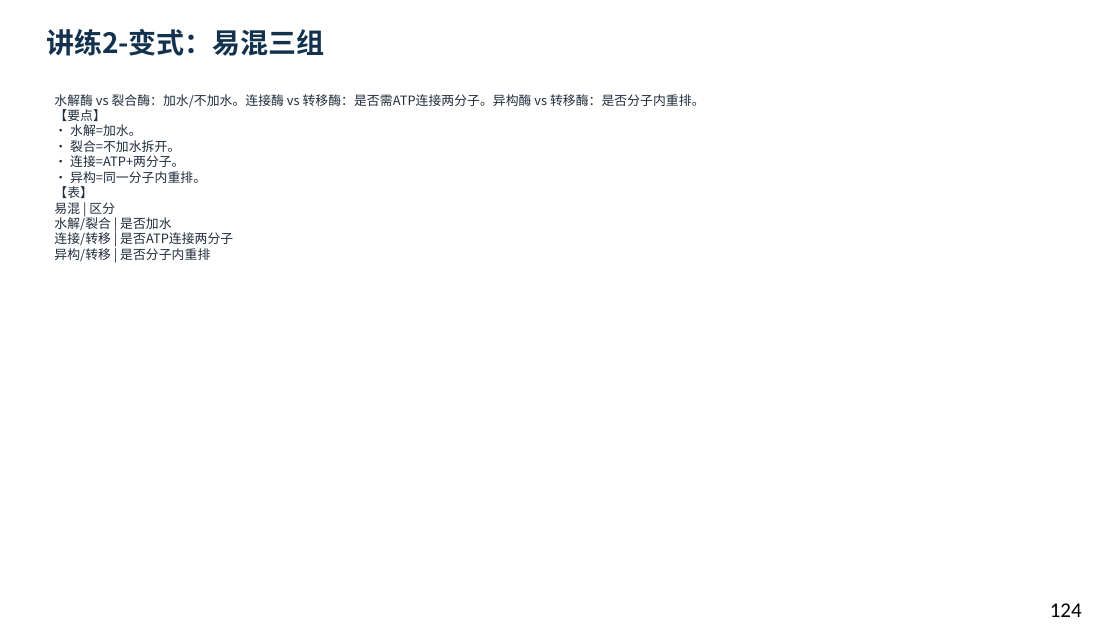
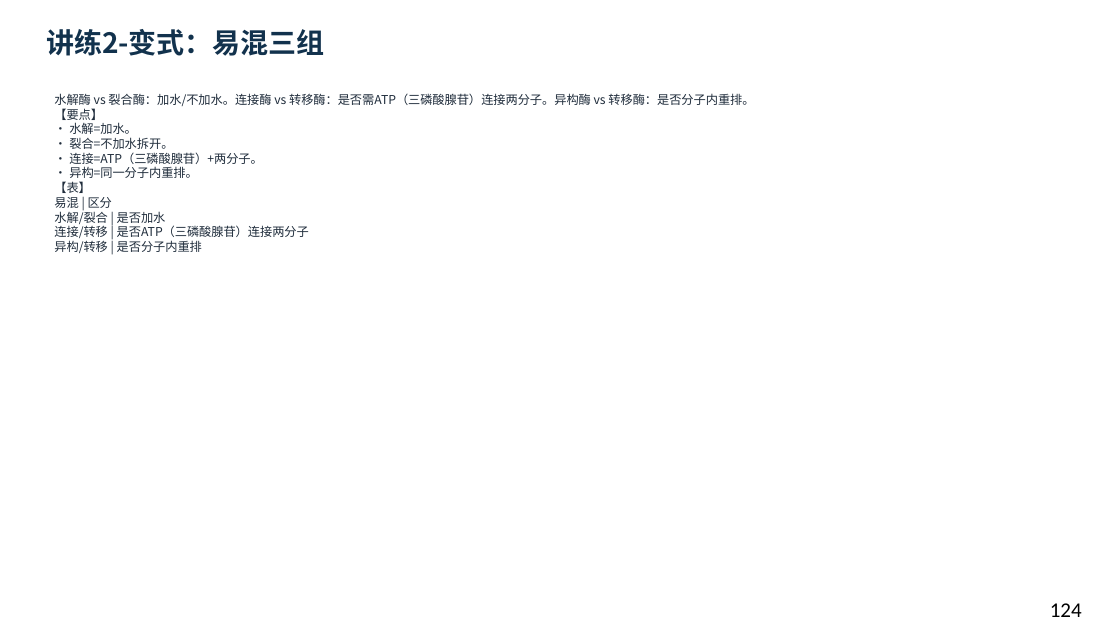
Before and after one commit to newkan-li/Biochemistry, a slide deck: slide 124 of downloads/bc06-ai-style.pptx. Drawn at 1120x630 pixels with LibreOffice and Linux fonts; fonts in the diff are those of the drawing. Boxes give left, top, right and bottom in pixels: in the first picture for what was removed or moved away, otherwise in the second. Text is boxed around its words. In the diff, an @@ line names an element or a change of style, - is before the commit and + after.

```diff
--- a/downloads/bc06-ai-style.pptx
+++ b/downloads/bc06-ai-style.pptx
@@ text at [54, 93, 754, 253]: text changed; size 11 to 10.5 pt @@
-水解酶 vs 裂合酶：加水/不加水。连接酶 vs 转移酶：是否需ATP连接两分子。异构酶 vs 转移酶：是否分子内重排。
-【要点】
-• 水解=加水。
-• 裂合=不加水拆开。
-• 连接=ATP+两分子。
-• 异构=同一分子内重排。
-【表】
-易混 | 区分
-水解/裂合 | 是否加水
-连接/转移 | 是否ATP连接两分子
-异构/转移 | 是否分子内重排
+水解酶 vs 裂合酶：加水/不加水。连接酶 vs 转移酶：是否需ATP（三磷酸腺苷）连接两分子。异构酶 vs 转移酶：是否分子内重排。
+【要点】
+• 水解=加水。
+• 裂合=不加水拆开。
+• 连接=ATP（三磷酸腺苷）+两分子。
+• 异构=同一分子内重排。
+【表】
+易混 | 区分
+水解/裂合 | 是否加水
+连接/转移 | 是否ATP（三磷酸腺苷）连接两分子
+异构/转移 | 是否分子内重排
```
Also in this commit, not shown: 151 other slides changed, 2 other files.
